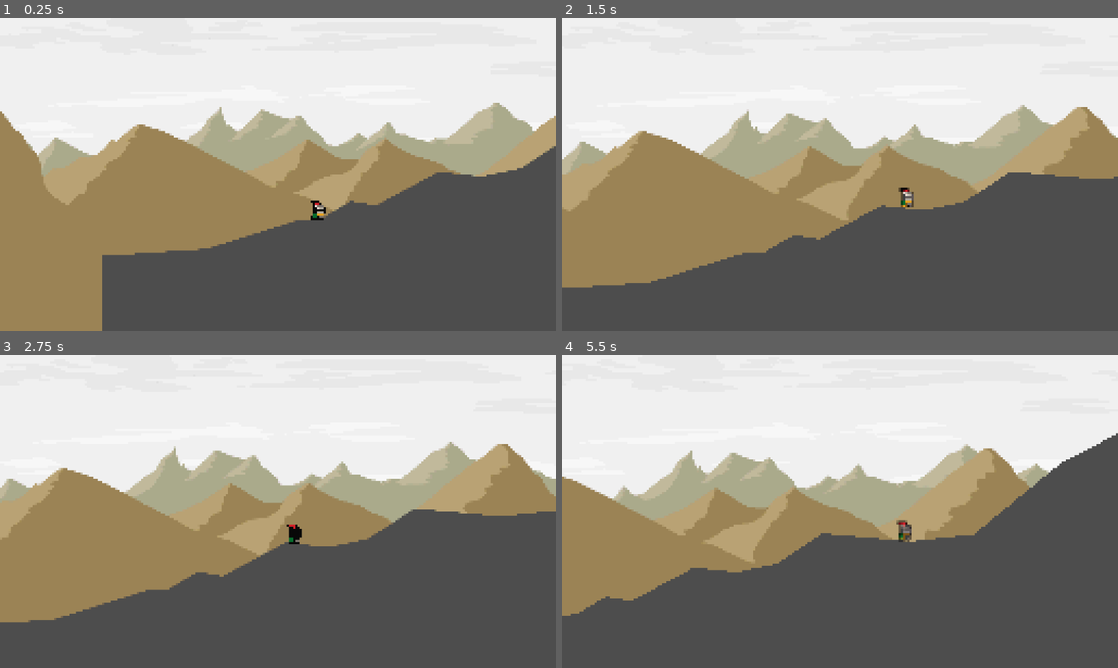
Above: before the commit, frames 1-4 (two rows, left to right).
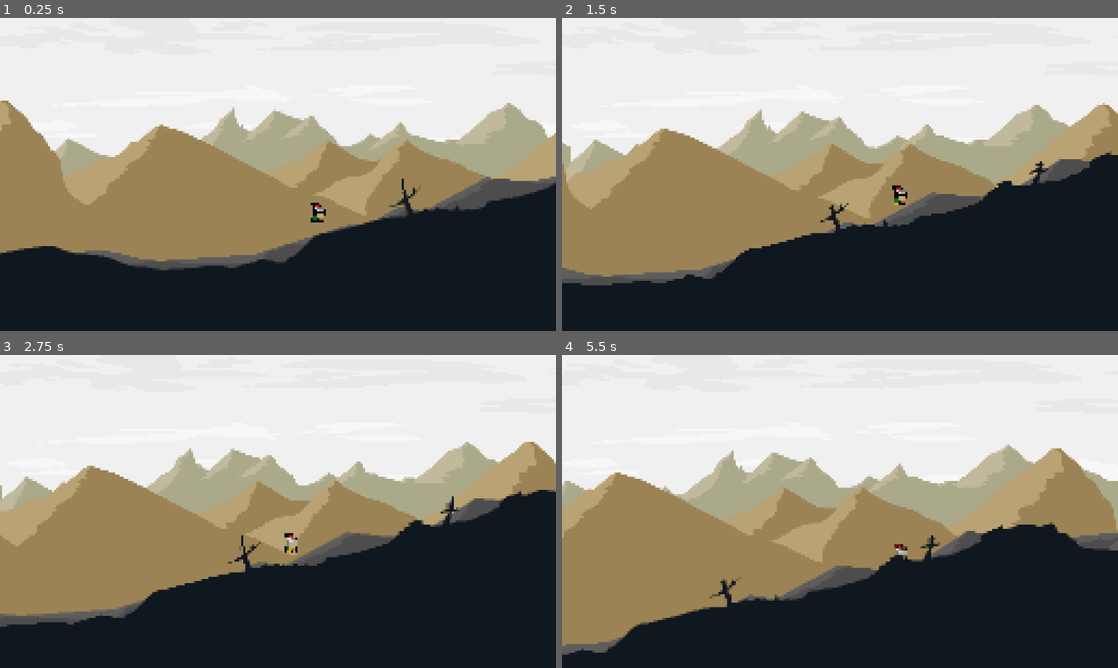
Above: after the commit, the same moments.

Repository: Peter-Pyshnyy/sisyphus
Game: Godot game, scene res://main.tscn
The game is run twice, just before and just after one commit, with the same random seed, the same clock (stepped at 60 frames per second) and the same inputs.
Inputs:
- Up to frame 1 (0.25 s): no input
- Up to frame 2 (1.5 s): tap Enter (ui_accept) at 0.5, 0.77 s; hold Right (ui_right) from 0.53 s (still down)
- Up to frame 3 (2.75 s): tap Enter (ui_accept) at 1.52 s; release Right (ui_right) at 2.03 s; hold Left (ui_left) from 2.03 s (still down)
- Up to frame 4 (5.5 s): release Left (ui_left) at 2.78 s; hold Right (ui_right) 2.78-4.28 s; tap Enter (ui_accept) at 3.02, 3.77, 4.52 s; hold Left (ui_left) 4.28-5.03 s; hold Right (ui_right) from 5.03 s (still down)

The runs differ from the first frame. In frame 1, 41% of the frame differs, in the area x 0-100%, y 26-100%; in frame 2, 41%; in frame 3, 44%; in frame 4, 50%, in the area x 0-100%, y 24-100%.

Commit message:
Squashed commit of the following:
commit 0a0386d1651b4e6349086e326ae7ab09ae10eddd
Author: Peter-Pyshnyy <pyshnyy.peter@gmail.com>
Date:   Sat Aug 23 13:34:46 2025 +0200

    level done

commit 533d269edec91ec27e8927a376f946c952c47e3c
Merge: 53d9ed4 f9f55b0
Author: Peter-Pyshnyy <pyshnyy.peter@gmail.com>
Date:   Sat Aug 23 12:56:48 2025 +0200

    Merge branch 'master' into peter

commit 53d9ed48de918515500664fbaf19eec5660d95e0
Author: Peter-Pyshnyy <pyshnyy.peter@gmail.com>
Date:   Sat Aug 23 12:53:44 2025 +0200

    added front parallax

commit aefcba63d2ac13ad2bb51c9e407ccf9dbfc325d8
Author: Peter-Pyshnyy <pyshnyy.peter@gmail.com>
Date:   Sat Aug 23 11:51:27 2025 +0200

    basic foreground parallax

commit 8046dd6934d1ef30637a87fe6d4bfd890bc14ab5
Author: Peter-Pyshnyy <pyshnyy.peter@gmail.com>
Date:   Sat Aug 23 10:58:29 2025 +0200

    added more parallax layers

commit 78f3dfafecff0ff6793868121f9f3a6ae20ed543
Author: Peter-Pyshnyy <pyshnyy.peter@gmail.com>
Date:   Fri Aug 22 23:16:58 2025 +0200

    added background parallax

commit 2541b1ccee778c67c226870d3f87db81c7c8a053
Author: Peter-Pyshnyy <pyshnyy.peter@gmail.com>
Date:   Fri Aug 22 22:19:13 2025 +0200

    added pixel_art shader

Diff:
--- a/main.tscn
+++ b/main.tscn
@@ -14,25 +14,33 @@
 [sub_resource type="QuadMesh" id="QuadMesh_7mycd"]
 size = Vector2(1280, 720)
 
+[sub_resource type="RectangleShape2D" id="RectangleShape2D_272bh"]
+size = Vector2(175.5, 20)
+
+[sub_resource type="RectangleShape2D" id="RectangleShape2D_5vw27"]
+size = Vector2(370.214, 20)
+
+[sub_resource type="RectangleShape2D" id="RectangleShape2D_kek77"]
+size = Vector2(35.0888, 301.121)
+
+[sub_resource type="RectangleShape2D" id="RectangleShape2D_4c57u"]
+size = Vector2(40.4277, 475.032)
+
 [node name="Main" type="Node2D"]
+metadata/_edit_vertical_guides_ = [2191.0, 2741.0, -705.0]
 
 [node name="Player" parent="." instance=ExtResource("1_ig7tw")]
-position = Vector2(197, 174)
-
-[node name="MeshInstance2D" type="MeshInstance2D" parent="Player"]
-z_index = 1500
-material = SubResource("ShaderMaterial_lquwl")
-position = Vector2(-13, -18)
-mesh = SubResource("QuadMesh_7mycd")
+position = Vector2(159, 169)
 
 [node name="Camera2D" type="Camera2D" parent="Player"]
 offset = Vector2(-36.305, -23.83)
 zoom = Vector2(2.5, 2.5)
+limit_left = -670
+limit_right = 2175
 limit_smoothed = true
 position_smoothing_enabled = true
 
 [node name="skala" type="Node2D" parent="."]
-visible = false
 position = Vector2(115, 138)
 
 [node name="StaticBody2D" type="StaticBody2D" parent="skala"]
@@ -82,20 +90,68 @@
 
 [node name="Sprite2D" type="Sprite2D" parent="ParallaxBackground/ParallaxLayer4"]
 z_index = 4
-position = Vector2(-3, -706)
+position = Vector2(-710, -706)
 texture = ExtResource("2_0xm2m")
 centered = false
 region_enabled = true
-region_rect = Rect2(-0.831, 0.385, 2195, 2000)
+region_rect = Rect2(-0.831, 0.385, 2908, 2000)
 
-[node name="ParallaxLayer5" type="ParallaxLayer" parent="ParallaxBackground"]
+[node name="ParallaxForeground" type="ParallaxBackground" parent="."]
+layer = 1
+
+[node name="ParallaxLayer5" type="ParallaxLayer" parent="ParallaxForeground"]
+z_index = 5
 motion_scale = Vector2(1.15, 1.05)
 
-[node name="Sprite2D" type="Sprite2D" parent="ParallaxBackground/ParallaxLayer5"]
+[node name="Sprite2D" type="Sprite2D" parent="ParallaxForeground/ParallaxLayer5"]
 z_index = 159
-position = Vector2(-1, -802)
+position = Vector2(-836, -809)
 scale = Vector2(1.09645, 1.00389)
 texture = ExtResource("7_272bh")
 centered = false
 region_enabled = true
-region_rect = Rect2(-0.831, 0.385, 2500, 2000)
+region_rect = Rect2(-0.831, 0.385, 2992, 2000)
+
+[node name="MeshInstance2D" type="MeshInstance2D" parent="ParallaxForeground"]
+z_index = 1500
+material = SubResource("ShaderMaterial_lquwl")
+position = Vector2(637.5, 356)
+scale = Vector2(1.03672, 1.04167)
+mesh = SubResource("QuadMesh_7mycd")
+
+[node name="floors" type="Node2D" parent="."]
+
+[node name="StaticBody2D" type="StaticBody2D" parent="floors"]
+
+[node name="CollisionShape2D" type="CollisionShape2D" parent="floors/StaticBody2D"]
+position = Vector2(-62.25, 242)
+shape = SubResource("RectangleShape2D_272bh")
+
+[node name="StaticBody2D5" type="StaticBody2D" parent="floors"]
+position = Vector2(-95, 7)
+
+[node name="CollisionShape2D" type="CollisionShape2D" parent="floors/StaticBody2D5"]
+position = Vector2(-140, 243)
+rotation = -0.099014
+shape = SubResource("RectangleShape2D_272bh")
+
+[node name="StaticBody2D2" type="StaticBody2D" parent="floors"]
+
+[node name="CollisionShape2D" type="CollisionShape2D" parent="floors/StaticBody2D2"]
+position = Vector2(-405.679, 234.028)
+rotation = 0.0817902
+shape = SubResource("RectangleShape2D_5vw27")
+
+[node name="StaticBody2D3" type="StaticBody2D" parent="floors"]
+
+[node name="CollisionShape2D" type="CollisionShape2D" parent="floors/StaticBody2D3"]
+position = Vector2(-603.815, 172.484)
+rotation = -0.00425738
+shape = SubResource("RectangleShape2D_kek77")
+
+[node name="StaticBody2D4" type="StaticBody2D" parent="floors"]
+
+[node name="CollisionShape2D" type="CollisionShape2D" parent="floors/StaticBody2D4"]
+position = Vector2(2166, -876)
+rotation = -0.00425738
+shape = SubResource("RectangleShape2D_4c57u")
Binary file changed: assets/parallax/parallax_-1.png
Binary file changed: assets/parallax/parallax_0.png
Binary file changed: assets/parallax/parallax_1.png
Binary file changed: assets/parallax/parallax_2.png
Not shown: 1 places in main.tscn that only renumber resources
